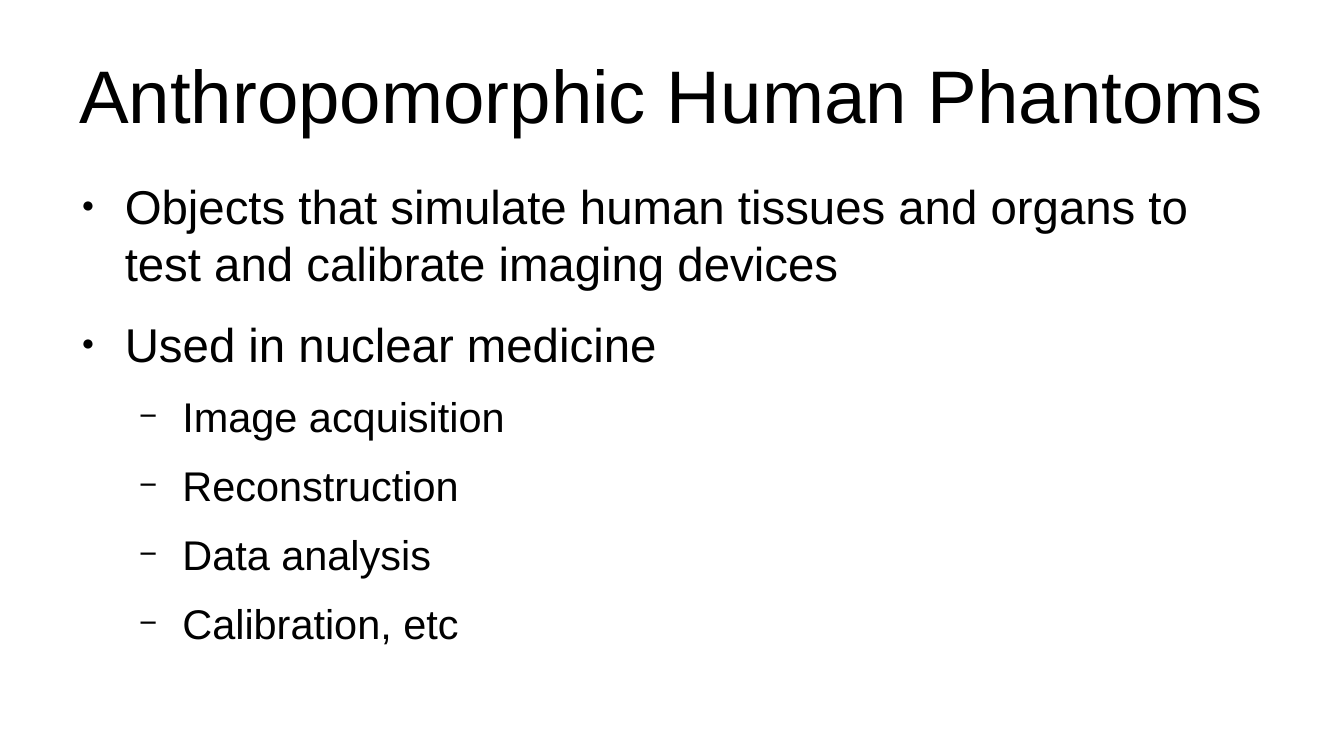
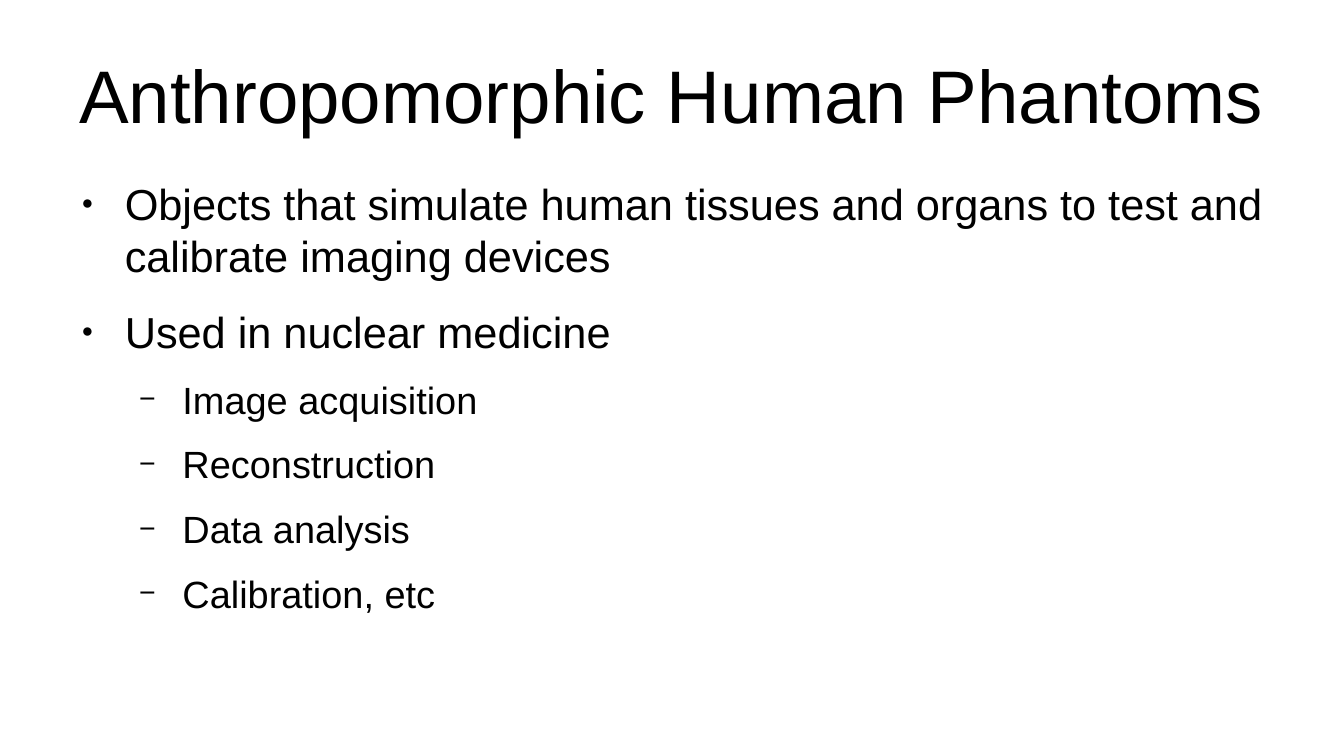
Before and after one commit to jwmathis/SSE591_Project3, a slide deck: slide 3 of Paper Review/Paper Review 2.pptx. Drawn at 1344x756 pixels with LibreOffice and Linux fonts; fonts in the diff are those of the drawing. Boxes give left, top, right and bottom in pixels: in the first picture for what was removed or moved away, otherwise in the second. Text is boxed around its words. In the diff, an @@ line names an element or a change of style, - is before the commit and + after.

```diff
--- a/Paper Review/Paper Review 2.pptx
+++ b/Paper Review/Paper Review 2.pptx
@@ text "Objects that simulate human tissues ..." at [125, 188, 1262, 613]: size 28 to 25.6 pt in "Objects that simulate human tissues and organs ...", "Used in nuclear medicine"; size 24.5 to 22.4 pt in "Image acquisition", "Reconstruction", "Data analysis", "Calibration, etc" @@
```
Also in this commit, not shown: 6 other slides changed, 1 slide added, 3 other files.
